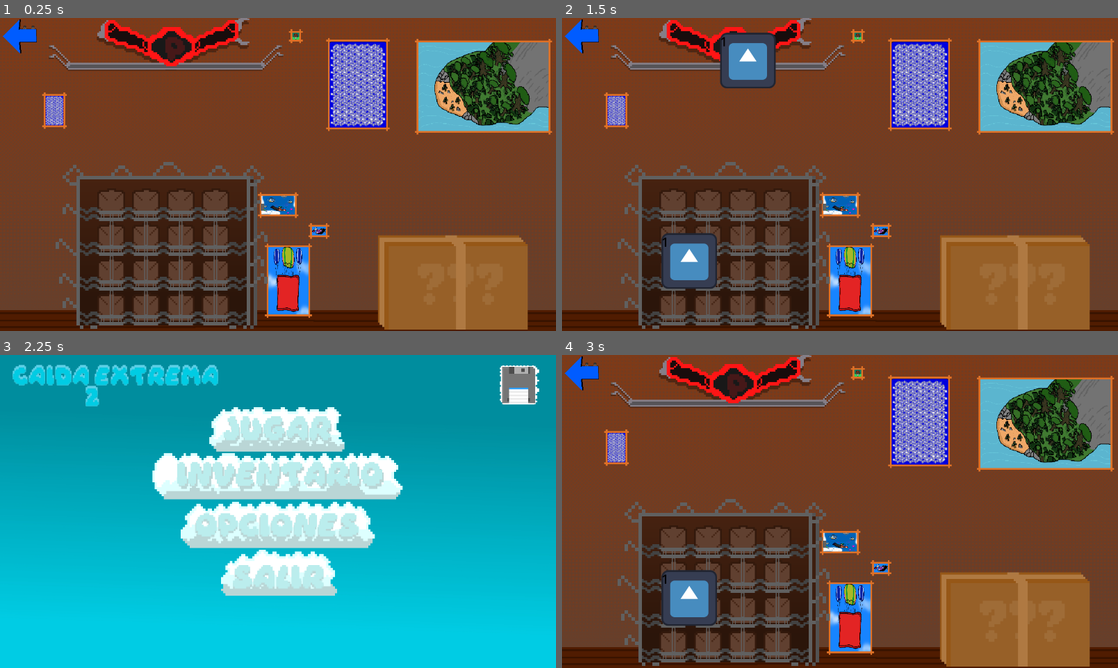
Above: before the commit, frames 1-4 (two rows, left to right).
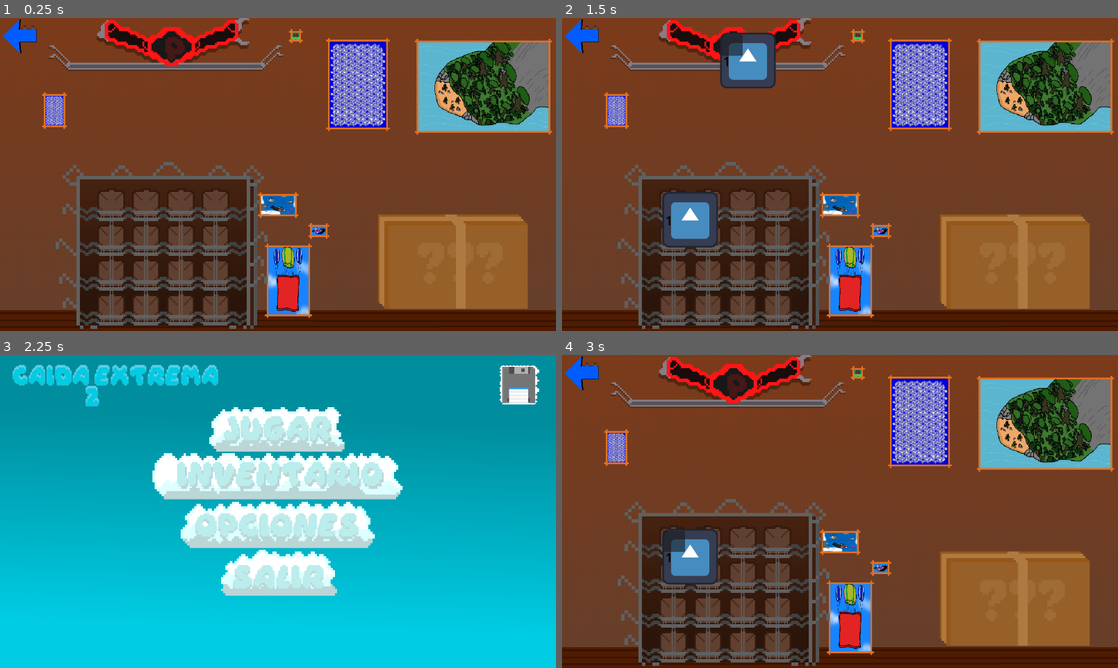
Above: after the commit, the same moments.

Repository: kevinMG01/CaidaExtrema_Version_2.1
Game: Godot game, scene res://escenas/menus/inventario/Inventario.tscn
Two runs of this game, one before a commit and one after it. Both use one fixed random seed, a clock stepped at 60 frames per second and the inputs below. The project has no main scene, so this scene is started directly. The engine's default icon, where the game draws it, is replaced by a stand-in: a white triangle on a blue panel in a dark square.
Inputs (mouse positions are in pixels of both pictures, inside the frame that each line leads up to; where the layout moved, square brackets give the same spot in the first picture):
- Up to frame 1 (0.25 s): no input
- Up to frame 2 (1.5 s): click (1017, 262) [1017, 280] at 0.5 s; click (673, 205) [678, 246] at 1.25 s
- Up to frame 3 (2.25 s): click (16, 373) at 2 s
- Up to frame 4 (3 s): click (840, 477) at 2.75 s

The runs differ from the first frame. In frame 1, 4.0% of the frame differs, in the area x 68-95%, y 62-100%; in frame 2, 7.1%, in the area x 17-95%, y 5-100%; in frame 3, nothing differs; in frame 4, 6.9%.

Commit message:
arreglos tamaños

Diff:
--- a/caidaextremas_version_2.1/escenas/menus/inventario/Inventario.tscn
+++ b/caidaextremas_version_2.1/escenas/menus/inventario/Inventario.tscn
@@ -138,7 +138,8 @@
 
 [node name="MarginContainer" type="MarginContainer" parent="VBoxContainer/HBoxContainer"]
 layout_mode = 2
-theme_override_constants/margin_right = 225
+theme_override_constants/margin_right = 227
+theme_override_constants/margin_bottom = 320
 
 [node name="GridContainer" type="GridContainer" parent="VBoxContainer/HBoxContainer"]
 unique_name_in_owner = true
--- a/caidaextremas_version_2.1/escenas/menus/inventario/Items/inventory_item_ui.tscn
+++ b/caidaextremas_version_2.1/escenas/menus/inventario/Items/inventory_item_ui.tscn
@@ -20,10 +20,6 @@
 
 [sub_resource type="StyleBoxEmpty" id="StyleBoxEmpty_0djwl"]
 
-[sub_resource type="StyleBoxEmpty" id="StyleBoxEmpty_4wu0t"]
-
-[sub_resource type="StyleBoxEmpty" id="StyleBoxEmpty_hptbi"]
-
 [node name="inventory_item_ui" type="TextureRect"]
 offset_right = 40.0
 offset_bottom = 40.0
@@ -31,16 +27,20 @@
 
 [node name="Label" type="Label" parent="."]
 layout_mode = 0
-offset_right = 40.0
-offset_bottom = 23.0
+offset_left = 7.0
+offset_top = 46.0
+offset_right = 47.0
+offset_bottom = 86.0
 theme_override_colors/font_color = Color(0.0196078, 0, 0, 1)
 theme_override_font_sizes/font_size = 29
 text = "1"
 
 [node name="Button" type="Button" parent="."]
 layout_mode = 0
-offset_right = 67.0
-offset_bottom = 65.0
+offset_left = 3.0
+offset_top = 5.0
+offset_right = 52.0
+offset_bottom = 53.0
 theme_override_styles/focus = SubResource("StyleBoxEmpty_q3jpq")
 theme_override_styles/disabled_mirrored = SubResource("StyleBoxEmpty_q2byx")
 theme_override_styles/disabled = SubResource("StyleBoxEmpty_xw3a7")
@@ -50,7 +50,5 @@
 theme_override_styles/hover = SubResource("StyleBoxEmpty_my6ex")
 theme_override_styles/pressed_mirrored = SubResource("StyleBoxEmpty_sx5q5")
 theme_override_styles/pressed = SubResource("StyleBoxEmpty_0djwl")
-theme_override_styles/normal_mirrored = SubResource("StyleBoxEmpty_4wu0t")
-theme_override_styles/normal = SubResource("StyleBoxEmpty_hptbi")
 
 [connection signal="button_down" from="Button" to="." method="_on_button_button_down"]
Not shown: 1 places in caidaextremas_version_2.1/escenas/menus/inventario/Items/inventory_item_ui.tscn that only renumber resources
